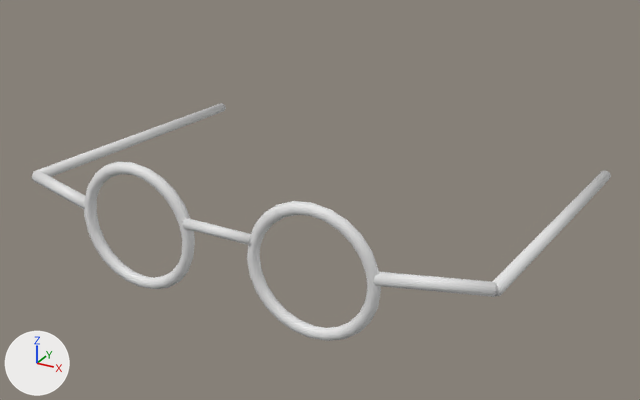
The FBX model Tikva/Assets/People/Accessories/Acc_Glasses.fbx: old version first, new version second.
Both versions are drawn from a camera (50 mm lens) standing at (0.15, -0.316, 1.805) and looking at (-0.002, -0.039, 1.666). Lighting does not change. The marker at lower left points along +X, +Y and +Z. The older version comes first.

Names of what the first picture shows: 'Acc_Glasses'.
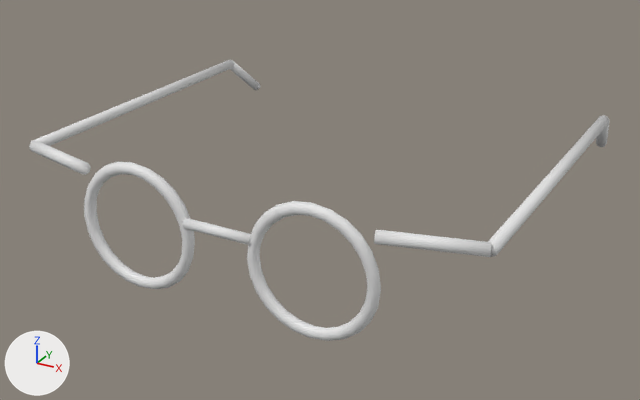
Location of each change, (x1, y1, x2, y2) in pixels of the pictures (640 x 400 px; the box of a moved part takes in the faces that stretch with it):
'Acc_Glasses', reshaped (18% taller): before (32, 103, 611, 341); after (29, 60, 609, 341)
part 1 of me_acc_glasses, moved or reshaped: before (32, 171, 85, 209); after (29, 141, 91, 175)
part 2 of me_acc_glasses, moved or reshaped: before (33, 103, 226, 177); after (31, 60, 234, 146)
part 3 of me_acc_glasses, moved or reshaped: before (373, 272, 496, 297); after (230, 60, 260, 90)
part 4 of me_acc_glasses, added: after (374, 230, 492, 257)
part 5 of me_acc_glasses, moved or reshaped: before (492, 170, 611, 296); after (488, 115, 609, 257)
part 6 of me_acc_glasses, added: after (596, 123, 609, 147)

Edits to the bpy script that builds the scene:
```text
Change me_acc_glasses:
    used by ob_acc_glasses; location = (0.0, 0.0, 0.0)
    remove me_acc_glasses.from_pydata(...)  # 368 vertices, 338 faces; spans x -0.094..0.094, y -0.112..0.025, z 1.653..1.7
    add me_acc_glasses.from_pydata(...)  # 400 vertices, 358 faces; spans x -0.09..0.09, y -0.112..0.047, z 1.653..1.7
    me_acc_glasses part 1: the loose piece of 16 vertices spanning x -0.089..-0.054, y -0.111..-0.098, z 1.678..1.683 is moved by (0.001, -0.001, 0.013)
    me_acc_glasses part 2: the loose piece of 16 vertices spanning x -0.094..-0.086, y -0.1..0.025, z 1.67..1.683 is multiplied about its middle by the matrix ((1.03, 0.017, 0.001), (-0.017, 1.027, -0.074), (-0.002, 0.074, 1.027)), then moved by (0.003, 0.001, 0.017)
    me_acc_glasses part 3: the loose piece of 16 vertices spanning x 0.054..0.089, y -0.111..-0.098, z 1.678..1.683 is multiplied about its middle by the matrix ((0.26, -0.64, 0.076), (0.462, 0.243, 0.459), (-0.449, -0.121, 0.517)), then moved by (-0.158, 0.141, 0.005)
    me_acc_glasses part 4: the loose piece of 16 vertices spanning x 0.054..0.089, y -0.111..-0.098, z 1.678..1.683 is copied, and the copy is moved by (-0.001, -0.001, 0.013); it spans x 0.054..0.087, y -0.111..-0.099, z 1.691..1.696
    me_acc_glasses part 5: the loose piece of 16 vertices spanning x 0.086..0.094, y -0.1..0.025, z 1.67..1.683 is multiplied about its middle by the matrix ((1.03, -0.017, -0.001), (0.017, 1.027, -0.074), (0.002, 0.074, 1.027)), then moved by (-0.003, 0.001, 0.017)
    me_acc_glasses part 6: the loose piece of 16 vertices spanning x 0.054..0.089, y -0.111..-0.098, z 1.678..1.683 is copied, and the copy is multiplied about its middle by the matrix ((0.096, -0.684, -0.076), (0.522, 0.022, 0.459), (-0.449, -0.121, 0.517)), then moved by (0.015, 0.141, 0.005); it spans x 0.083..0.09, y 0.027..0.047, z 1.676..1.695
```
